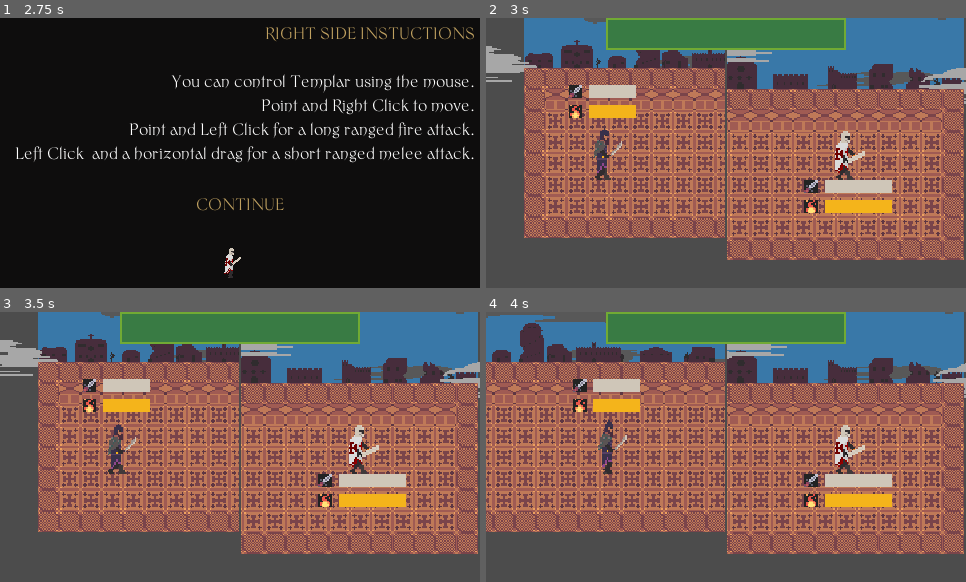
Above: before the commit, frames 1-4 (two rows, left to right).
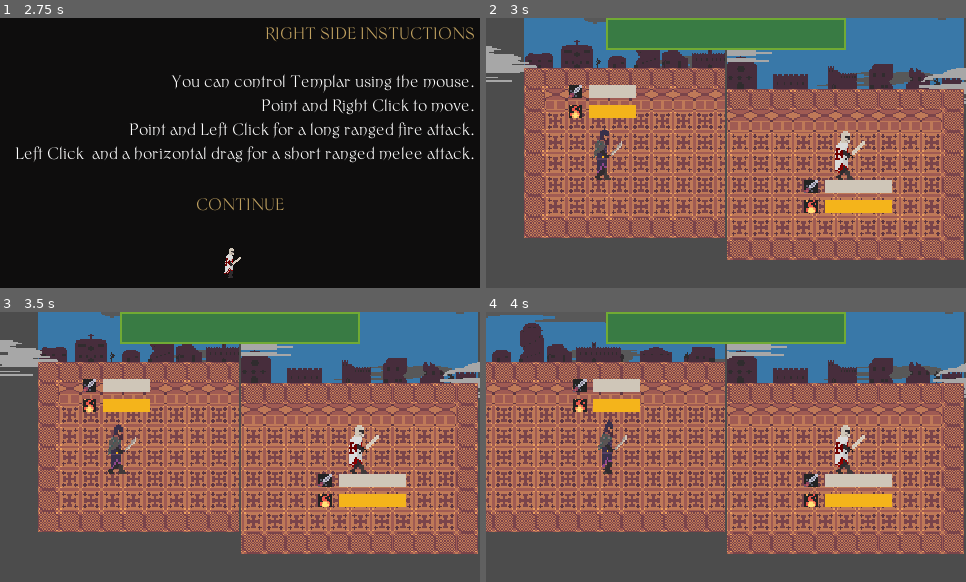
Above: after the commit, the same moments.

Repository: imav97/GMTK2021
Game: Godot game, scene res://Root.tscn
Same seed, same stepped clock (60 frames per second), same inputs: the game is played once before the commit and once after it.
Inputs (mouse positions are in pixels of both pictures, inside the frame that each line leads up to):
- Up to frame 1 (2.75 s): click "Start" at 0.5 s; click "CONTINUE" at 1.25 s; click "CONTINUE" at 2 s
- Up to frame 2 (3 s): click "CONTINUE" at 2.75 s
- Up to frame 3 (3.5 s): no input
- Up to frame 4 (4 s): move the mouse to (831, 433) at 3.52 s; press the mouse at (831, 433) at 3.53 s; hold D (right) from 3.53 s (still down)

Frame 1 is identical in both runs. In frame 2, 0.2% of the frame differs, in the area x 74-79%, y 45-54%; in frame 3, 0.2%; in frame 4, 0.2%.

Commit message:
Added animation_finished function to templar

Diff:
--- a/gmtk2021/MouseCharacter.gd
+++ b/gmtk2021/MouseCharacter.gd
@@ -25,6 +25,8 @@
 
 var projectile_depleted: bool = false
 var melee_depleted: bool = false
+
+var ani_playing:=false
 
 
 
@@ -77,7 +79,7 @@
 func _movement_loop(delta: float):
 	var direction: Vector2 = Vector2.ZERO
 
-	if Input.is_mouse_button_pressed(BUTTON_RIGHT):
+	if Input.is_mouse_button_pressed(BUTTON_RIGHT) and !ani_playing:
 		var mouse_position: Vector2 = get_global_mouse_position()
 		if mouse_position.x > self.position.x:
 			$Sprite.flip_h = false
@@ -108,15 +110,14 @@
 
 		if projectile_gauge <= 0:
 			projectile_depleted = true
-	else:
-		# TODO: Animation no energy for projectile
-		pass
 
 
 func _slash_attack(direction: Vector2):
 	if melee_gauge > 0 and not melee_depleted:
 		$RayCast2D.cast_to = direction * melee_range
 		$Sword.play()
+		ani_player.play("attack")
+		ani_playing = true
 
 		if $RayCast2D.is_colliding():
 			var collider: Object = $RayCast2D.get_collider()
@@ -129,17 +130,17 @@
 
 			if melee_gauge <= 0:
 				melee_depleted = true
-	else:
-		# TODO: Animation no energy for projectile
-		pass
+
 
 func _set_melee_gauge(value: float) -> float:
-
 	melee_gauge = value
 	return self.melee_gauge
-
 
 
 func take_damage(damage: int) -> void:
 	$Hurt.play()
 	emit_signal("took_damage", damage)
+
+
+func animation_finished():
+	ani_playing = false
--- a/gmtk2021/MouseCharacter.tscn
+++ b/gmtk2021/MouseCharacter.tscn
@@ -13,7 +13,7 @@
 
 [sub_resource type="Animation" id=1]
 resource_name = "attack"
-length = 0.3
+length = 0.4
 tracks/0/type = "value"
 tracks/0/path = NodePath("Sprite:frame")
 tracks/0/interp = 1
@@ -26,10 +26,24 @@
 "update": 1,
 "values": [ 4, 5, 6 ]
 }
+tracks/1/type = "method"
+tracks/1/path = NodePath(".")
+tracks/1/interp = 1
+tracks/1/loop_wrap = true
+tracks/1/imported = false
+tracks/1/enabled = true
+tracks/1/keys = {
+"times": PoolRealArray( 0.3 ),
+"transitions": PoolRealArray( 1 ),
+"values": [ {
+"args": [  ],
+"method": "animation_finished"
+} ]
+}
 
 [sub_resource type="Animation" id=2]
 resource_name = "cast"
-length = 0.24
+length = 0.36
 step = 0.12
 tracks/0/type = "value"
 tracks/0/path = NodePath("Sprite:frame")
@@ -42,6 +56,20 @@
 "transitions": PoolRealArray( 1, 1 ),
 "update": 1,
 "values": [ 9, 10 ]
+}
+tracks/1/type = "method"
+tracks/1/path = NodePath(".")
+tracks/1/interp = 1
+tracks/1/loop_wrap = true
+tracks/1/imported = false
+tracks/1/enabled = true
+tracks/1/keys = {
+"times": PoolRealArray( 0.24 ),
+"transitions": PoolRealArray( 1 ),
+"values": [ {
+"args": [  ],
+"method": "animation_finished"
+} ]
 }
 
 [sub_resource type="Animation" id=3]
@@ -104,7 +132,6 @@
 [node name="Sprite" type="Sprite" parent="."]
 texture = ExtResource( 1 )
 hframes = 11
-frame = 9
 
 [node name="AnimationPlayer" type="AnimationPlayer" parent="."]
 anims/attack = SubResource( 1 )
